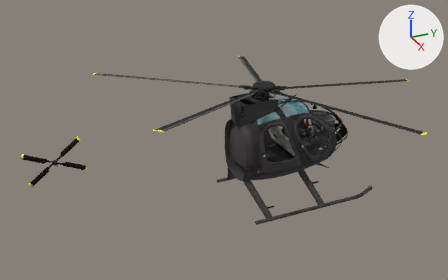
An edit to the glTF model models/md5/md5_int.glb, drawn before and after from the same camera.
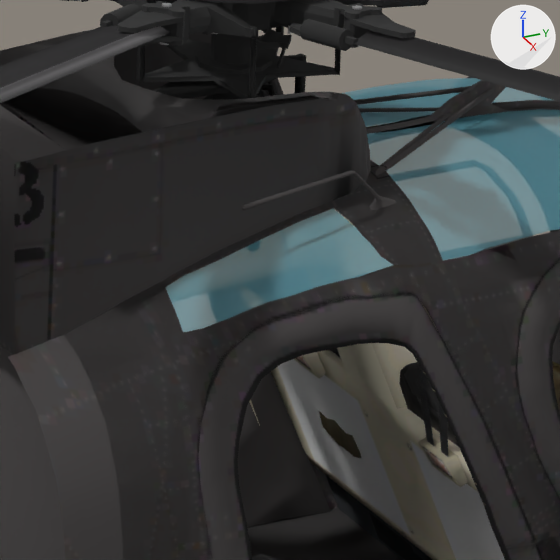
There are two pictures of each version: one whole from a 50 mm camera at (11.48, -6.14, 5.74) aimed at (-0.11, -0.92, -0.06), one close up on the part from 53% to 67% of the width and 32% to 53% of the height. Lighting does not change. The marker at upper right points along +X, +Y and +Z. The first two pictures are the older version. Where no turn or scale is listed for an object, it has been applied to the vertices. Vertices at exactly the same position are counted once.

In view in the first close-up: 'ext_fuse1', 'glasss_grn', 'int_fuse', 'ixt_console', 'ixt_pilotR', 'ixt_seatsR', 'rotor_blades', 'rotor_hub'.
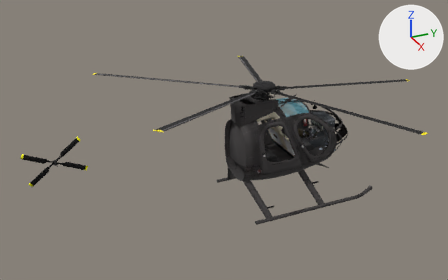
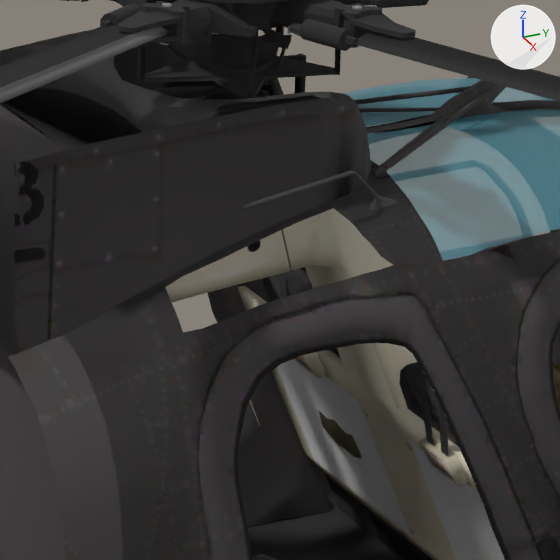
Diff of the bpy script that builds the scene:
```diff
--- a/models/md5/md5_int.glb.py
+++ b/models/md5/md5_int.glb.py
@@ me_part009 @@
 # used by ob_glasss_grn; location = (0.0, 0.0, 0.0)
-me_part009.from_pydata(...)  # 254 vertices, 374 faces; spans x -0.512..0.516, y -0.34..0.92, z 0.416..0.656
+me_part009.from_pydata(...)  # 184 vertices, 286 faces; spans x -0.512..0.516, y 0.292..0.92, z 0.512..0.656
+# me_part009 part 1: the loose piece of 35 vertices spanning x 0.3..0.508, y -0.34..0.164, z 0.416..0.608 is deleted
+# other edits to the shape of me_part009 do not show in these pictures
 me_part009.materials.append(mat_txt_glass2)
```

Pixel boxes (x1, y1, x2, y2) of what changed, in the close-ups (560 x 560 px):
'glasss_grn', reshaped: before (166, 78, 560, 333); after (342, 78, 560, 261)
part 1 of me_part009, deleted (cyan): before (166, 208, 393, 333)
